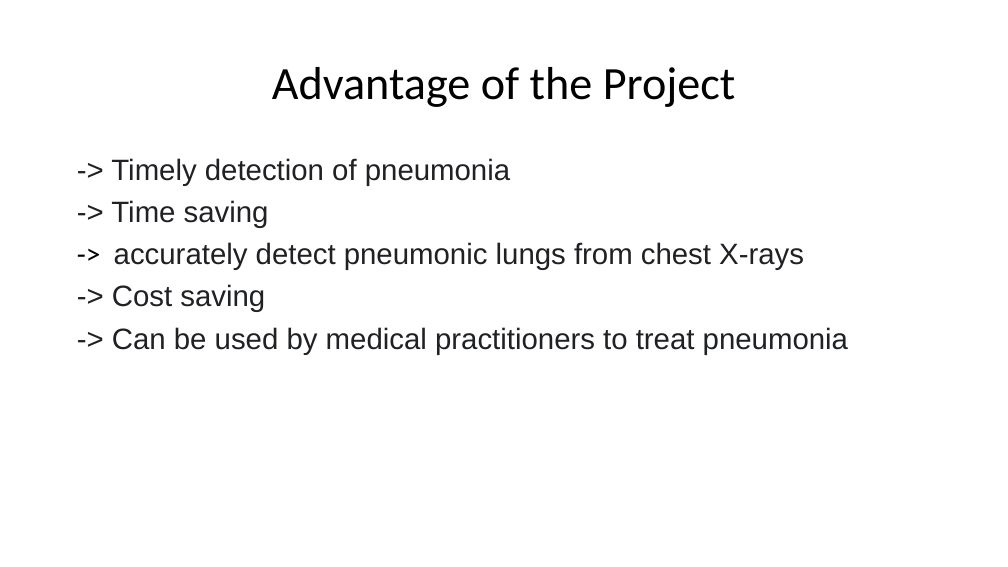
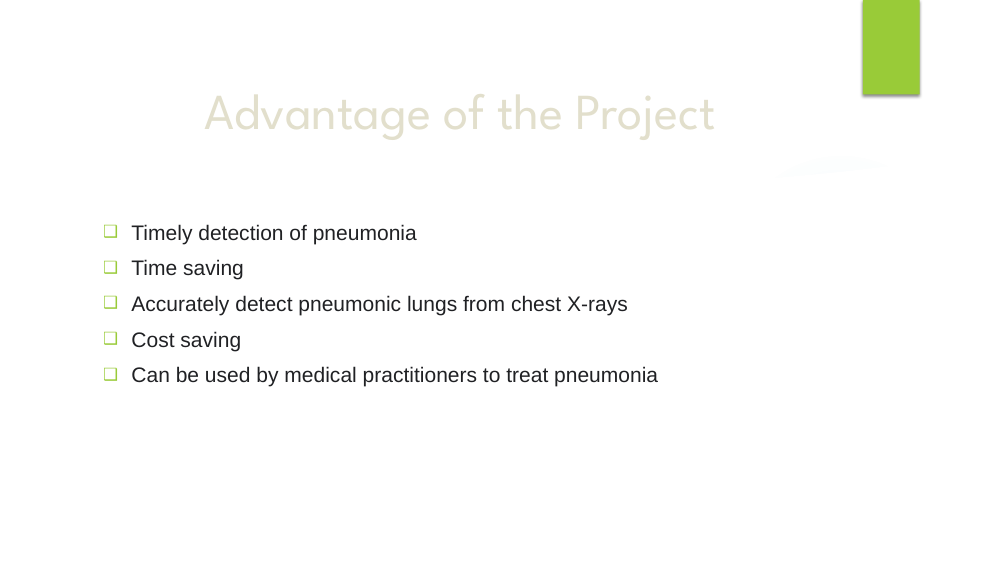
Before and after one commit to Meghac00/MiniProject, a slide deck: slide 14 of Pneumonia Detection using Deep Learning.pptm (slide 10 before the commit). Drawn at 1008x567 pixels with LibreOffice and Linux fonts; fonts in the diff are those of the drawing; background and template pictures are left out. Boxes give left, top, right and bottom in pixels: in the first picture for what was removed or moved away, otherwise in the second. Text is boxed around its words. In the diff, an @@ line names an element or a change of style, - is before the commit and + after.

```diff
--- a/Pneumonia Detection using Deep Learning.pptm
+++ b/Pneumonia Detection using Deep Learning.pptm
@@ group added at (0, 0, 1008, 567): 3 freeform shapes, 2 ellipses @@
@@ rectangle added at (863, 0, 920, 95), fill #99CB38 @@
@@ title "Advantage of the Project": place and size @@
-title "Advantage of the Project" at (272, 67, 735, 107)
+title "Advantage of the Project" at (95, 80, 825, 138)
@@ title "Advantage of the Project" at (95, 80, 825, 138): size 44 to 48 pt, font Calibri to League Spartan, text colour #000000 to #E2DFCC; line spacing 0.9 to 1 @@
@@ text at (131, 224, 658, 387): text changed; size 28 to 20 pt @@
--> Timely detection of pneumonia
--> Time saving
--> accurately detect pneumonic lungs from chest X-rays
--> Cost saving
--> Can be used by medical practitioners to treat pneumonia
+❑ Timely detection of pneumonia
+❑ Time saving
+❑ Accurately detect pneumonic lungs from chest X-rays
+❑ Cost saving
+❑ Can be used by medical practitioners to treat pneumonia
```
Also in this commit, not shown: 9 other slides changed, 5 slides added, 1 slide removed, 2 other files.
